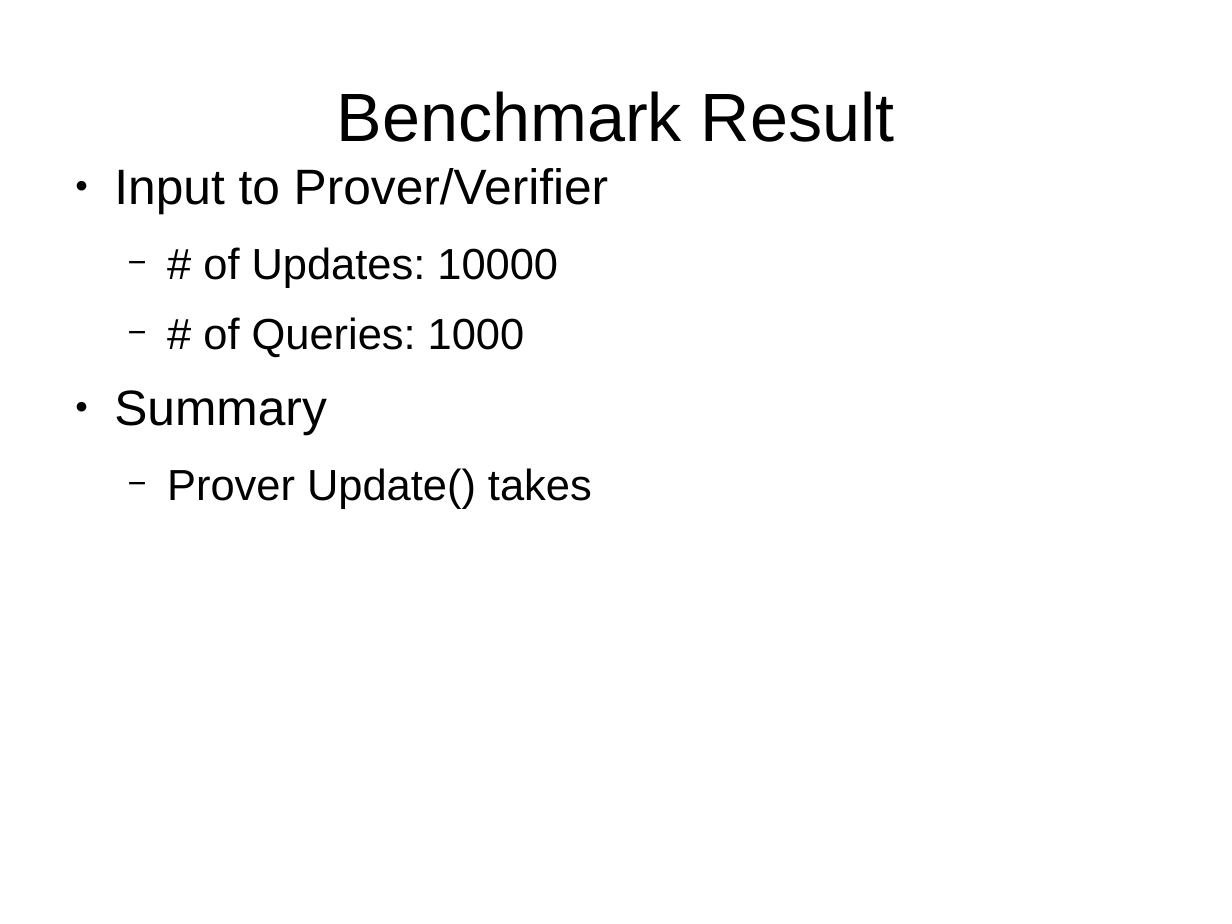
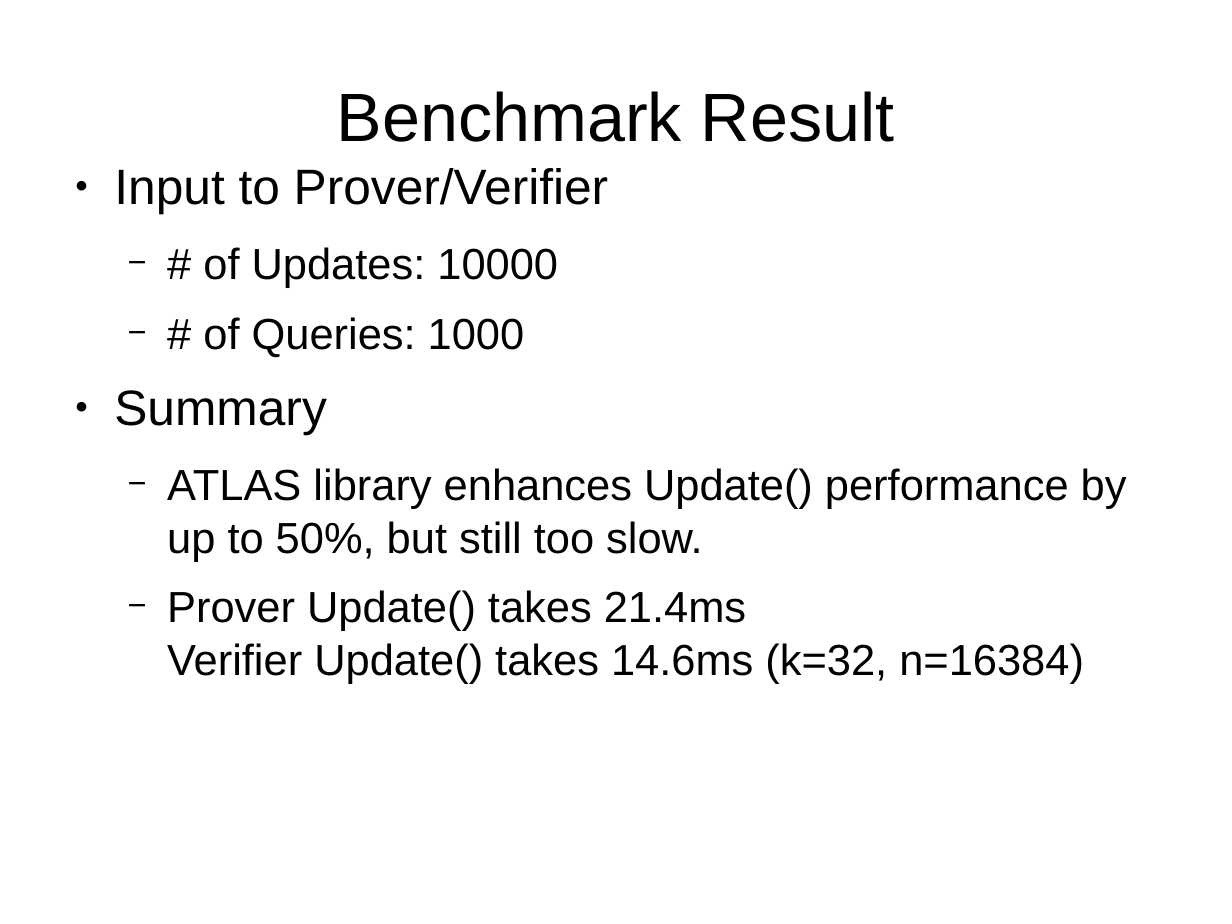
Before and after one commit to yspark/GoogleAnalytics, a slide deck: slide 2 of docs/benchmark/benchmark.odp. Drawn at 1232x924 pixels with LibreOffice and Linux fonts; fonts in the diff are those of the drawing. Boxes give left, top, right and bottom in pixels: in the first picture for what was removed or moved away, otherwise in the second. Text is boxed around its words. In the diff, an @@ line names an element or a change of style, - is before the commit and + after.

Commit message:
benchmark update

```diff
--- a/docs/benchmark/benchmark.odp
+++ b/docs/benchmark/benchmark.odp
@@ text at (x1=167, y1=468, x2=1127, y2=684): text changed @@
-  − Prover Update() takes
+  − ATLAS library enhances Update() performance by up to 50%, but still too slow.
+  − Prover Update() takes 21.4ms
+    Verifier Update() takes 14.6ms (k=32, n=16384)
```
Also in this commit, not shown: 2 slides removed, 3 other files.
